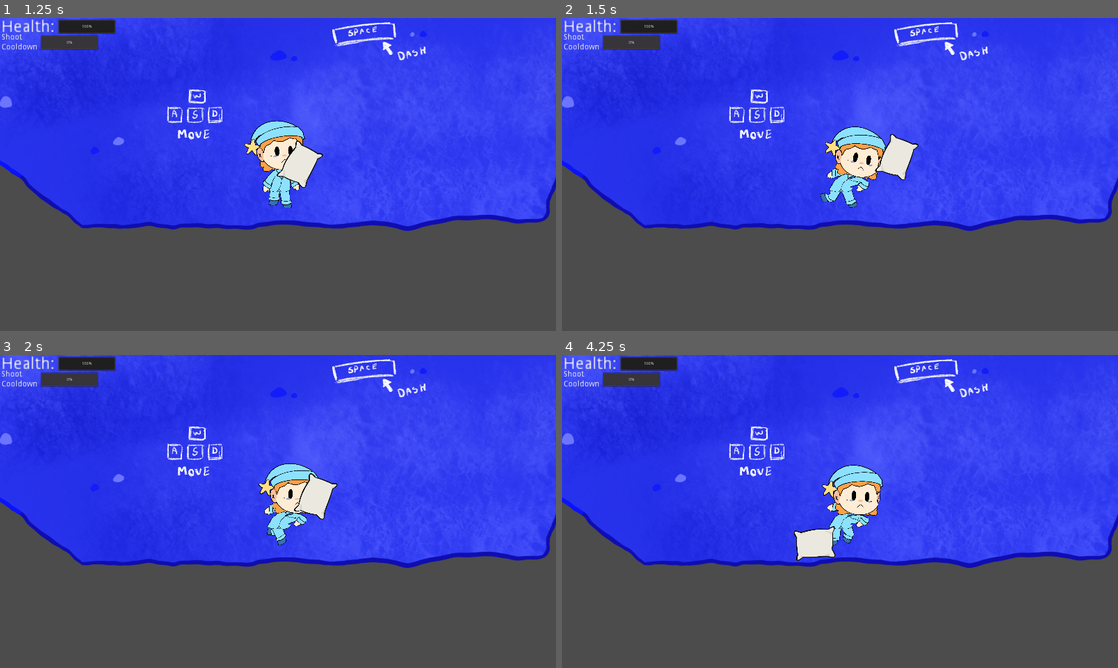
Above: before the commit, frames 1-4 (two rows, left to right).
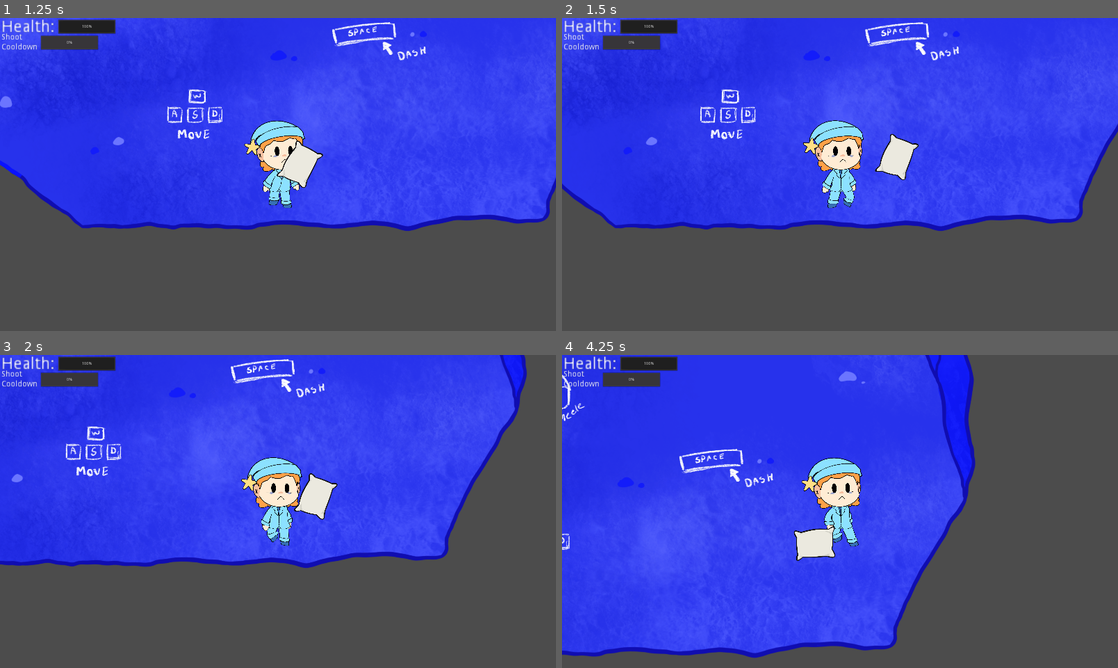
Above: after the commit, the same moments.

Repository: GayFreaks/FiveNightSleep
Game: Godot game, scene res://Main.tscn
Same seed, same stepped clock (60 frames per second), same inputs: the game is played once before the commit and once after it.
Inputs (mouse positions are in pixels of both pictures, inside the frame that each line leads up to):
- Up to frame 1 (1.25 s): click (278, 284) at 0.5 s
- Up to frame 2 (1.5 s): tap Enter at 1.25 s; move the mouse to (962, 158) at 1.27 s; hold D (Move_Right) from 1.28 s (still down); hold Space (Dash) from 1.28 s (still down); click (962, 158) at 1.42 s
- Up to frame 3 (2 s): keep holding D (Move_Right); keep holding Space (Dash)
- Up to frame 4 (4.25 s): move the mouse to (728, 527) at 2.02 s; release D (Move_Right) at 2.03 s; release Space (Dash) at 2.03 s; hold S (Move_Down) 2.03-2.78 s; tap Space (Dash) at 2.1, 3.6 s; move the mouse to (895, 442) at 2.77 s; hold D (Move_Right) 2.78-3.53 s; hold Space (Dash) 2.78-3.53 s; move the mouse to (812, 574) at 3.52 s; hold W (Move_Up) from 3.53 s (still down); click (812, 574) at 3.67 s

Frame 1 is identical in both runs. In frame 2, 7.4% of the frame differs, in the area x 0-100%, y 1-68%; in frame 3, 16%; in frame 4, 47%, in the area x 0-100%, y 0-97%.

Commit message:
Remove dash

Diff:
--- a/Scripts/Player.gd
+++ b/Scripts/Player.gd
@@ -83,23 +83,16 @@
 				if current_weapon != null:
 					current_weapon.thrust()
 
-	if event.is_action_pressed("Dash") && not dashing:
-		dashing = true
-
-
 func _physics_process(_delta):
 	velocity = Vector2.ZERO
 	if not dashing:
 		velocity = get_input().normalized() * speed
 	velocity = move_and_slide(velocity)
 
-	if dashing:
-		animation.play("JimmyDash")
+	if round(velocity.length()) != 0:
+		animation.play("JimmyWalk")
 	else:
-		if round(velocity.length()) != 0:
-			animation.play("JimmyWalk")
-		else:
-			animation.play("RESET")
+		animation.play("RESET")
 
 	cooldown_display.value = cooldown.time_left/cooldown.wait_time
 
